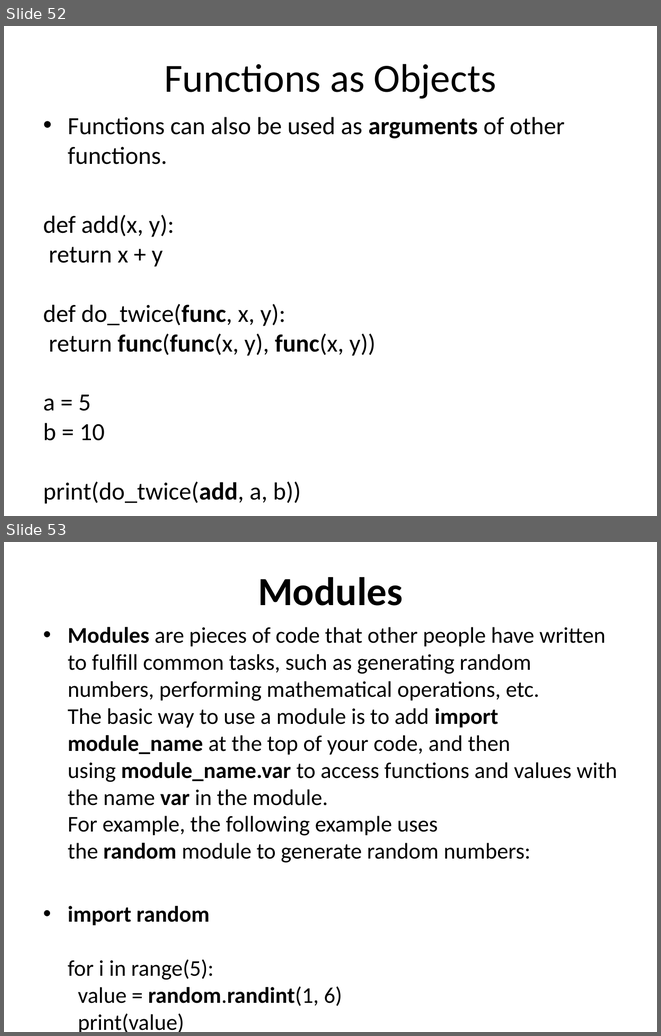
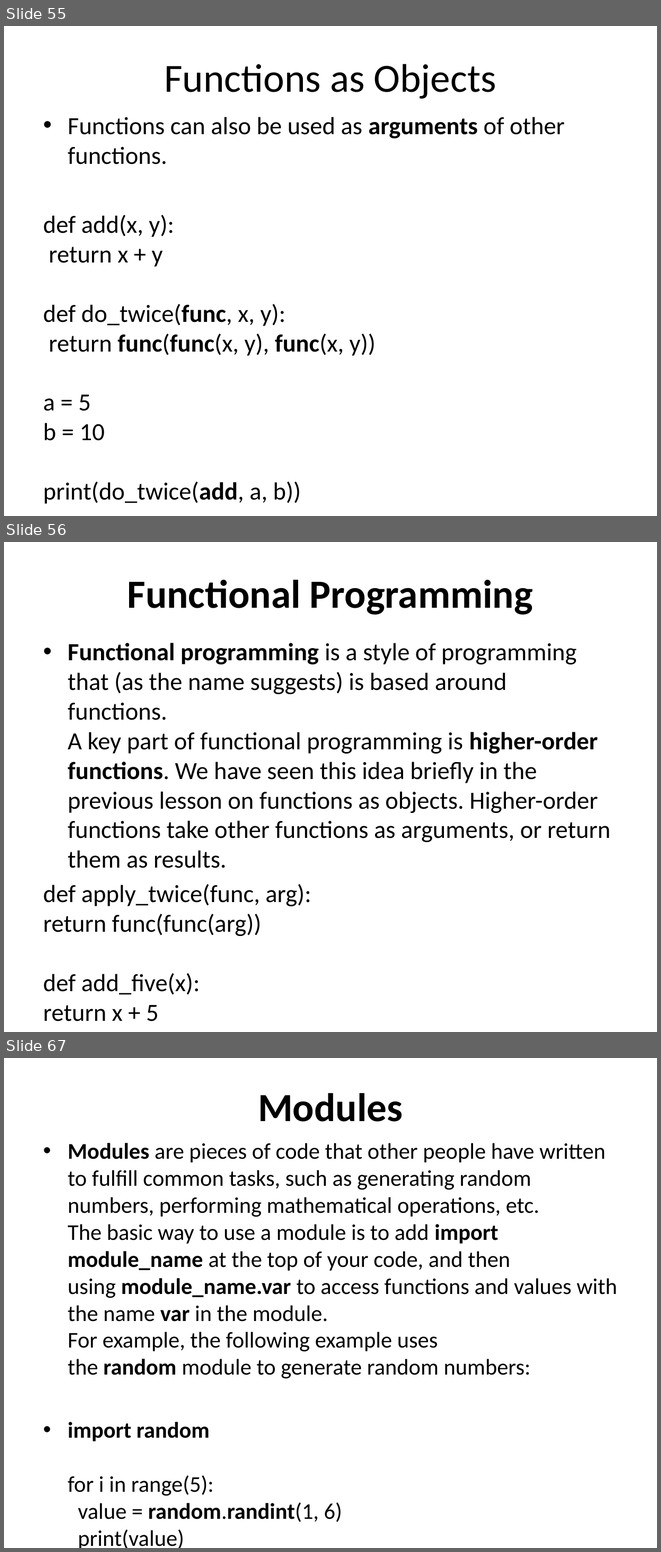
Before and after one commit to sip11/python, a slide deck: What is Python.pptx. Shown one above the other, each under a label of ours: slides 52 and 53 before the commit, slides 55, 56 and 67 after it; the slides between them are not shown. The pictures are 661x1036 and 661x1552 pixels, drawn with LibreOffice and Linux fonts; fonts in the diff are those of the drawing. Boxes give left, top, right and bottom in pixels: in the first picture for what was removed or moved away, otherwise in the second. Text is boxed around its words. In the diff, an @@ line names an element or a change of style, - is before the commit and + after.

```diff
--- a/What is Python.pptx
+++ b/What is Python.pptx
@@ slide 56 added at <box>4,542,657,1032</box>, background #FFFFFF @@
@@ title added at <box>127,580,533,615</box>, 44 pt, text #000000, bold @@
+Functional Programming
@@ text added at <box>43,643,610,1021</box>, 27.2 pt, text #000000 @@
+• Functional programming is a style of programming that (as the name suggests) is based around functions.
+  A key part of functional programming is higher-order functions. We have seen this idea briefly in the previous lesson on functions as objects. Higher-order functions take other functions as arguments, or return them as results.
+def apply_twice(func, arg):
+return func(func(arg))
+def add_five(x):
+return x + 5
+print(apply_twice(add_five, 10))
@@ what was slide 52 is now slide 55 @@
@@ what was slide 53 is now slide 67 @@
```
Also in this commit, not shown: 1 slide changed, 13 other slides added.
